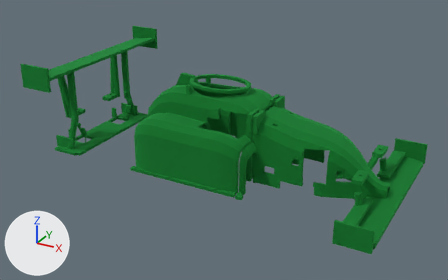
The glTF model assets/sophikart-formula.glb, before and after one commit.
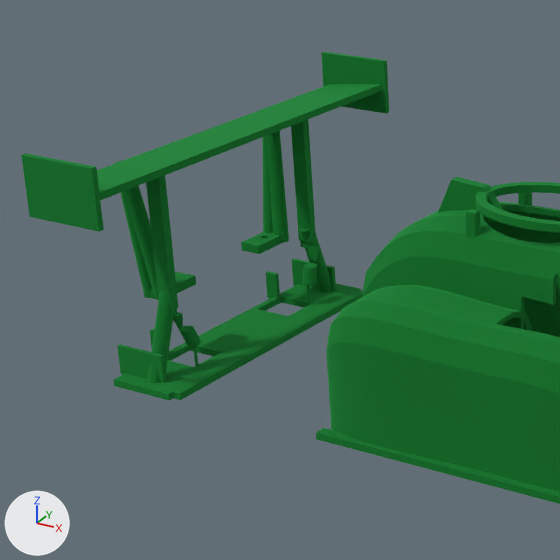
Old and new are each drawn whole from a 50 mm lens placed at (304.0, -538.0, 299.0), pointed at (14.0, -10.0, 35.0) and again close up on the part from 3% to 49% of the width and 2% to 77% of the height. Arrows for +X, +Y and +Z are at lower left; the lights stay in place. The older version's two pictures come first. Where no turn or scale is listed for an object, it has been applied to the vertices. Vertices at exactly the same position are counted once.

The first close-up shows 'Formula_Middle_Module', 'Formula_Rear_Module'.
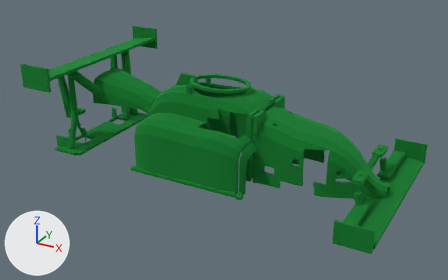
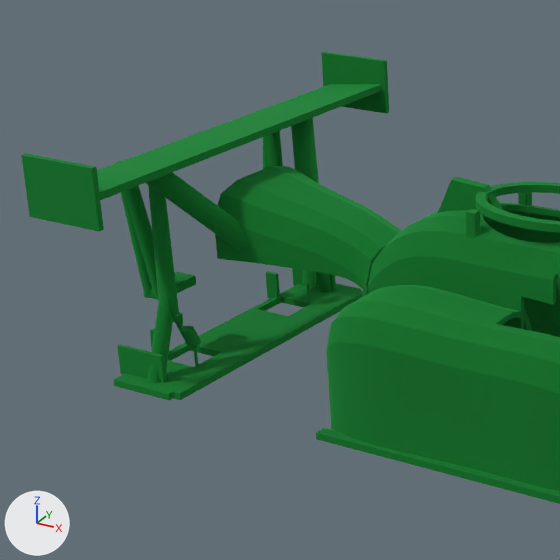
Where the change shows, as pixel boxes [x1, y1, x2, y2] in the close-ups (560 x 560 px):
'Formula_Rear_Fairing', added (green): after [215, 166, 401, 294]
'Formula_Rear_Wing_Stay_L', added (green): after [146, 172, 249, 251]
'Formula_Rear_Wing_Stay_R', added (green): after [291, 118, 319, 183]
part 1 of me_formula_rear_module, built on: before [146, 120, 331, 368]; after [148, 165, 331, 368]

Diff of the bpy script that builds the scene:
```diff
--- a/assets/sophikart-formula.glb.py
+++ b/assets/sophikart-formula.glb.py
@@ me_formula_rear_module @@
 # used by ob_formula_rear_module; location = (-1.3, 0.0, 1.4)
-me_formula_rear_module.from_pydata(...)  # 2787 vertices, 5590 faces; spans x -176.0..-137.0, y -97.0..97.0, z 3.0..112.0
+me_formula_rear_module.from_pydata(...)  # 5188 vertices, 10392 faces; spans x -176.0..-137.0, y -97.0..97.0, z 3.0..112.0
+# me_formula_rear_module part 1: 43 vertices moved within x -158.0..-149.0, y -51.0..57.0, z 6.0..43.0; 260 vertices removed from x -158.0..-149.0, y -50.0..50.0, z 26.0..96.0; 2661 vertices added at x -160.0..-149.0, y -51.0..51.0, z 26.0..97.0
 me_formula_rear_module.materials.append(mat_sophikart_body_paint)
@@ me_formula_rear_wing_stay_r @@
+me_formula_rear_wing_stay_r.from_pydata(...)  # 126 vertices, 248 faces; spans x -160.8..-129.2, y 18.2..53.8, z 58.3..99.7
+me_formula_rear_wing_stay_r.materials.append(mat_sophikart_body_paint)  # green #34a853
@@ me_formula_rear_wing_stay_l @@
+me_formula_rear_wing_stay_l.from_pydata(...)  # 126 vertices, 248 faces; spans x -160.8..-129.2, y -53.8..-18.2, z 58.3..99.7
+me_formula_rear_wing_stay_l.materials.append(mat_sophikart_body_paint)  # green #34a853
@@ me_formula_rear_fairing @@
+me_formula_rear_fairing.from_pydata(...)  # 1104 vertices, 2212 faces; spans x -145.0..-74.0, y -28.0..28.0, z 48.0..84.0
+me_formula_rear_fairing.materials.append(mat_sophikart_body_paint)  # green #34a853
@@ ob_formula_rear_wing_stay_r @@
+ob_formula_rear_wing_stay_r = bpy.data.objects.new('Formula_Rear_Wing_Stay_R', me_formula_rear_wing_stay_r)
+ob_formula_rear_wing_stay_r.location = (0.0, 0.0, 0.0)
@@ ob_formula_rear_wing_stay_l @@
+ob_formula_rear_wing_stay_l = bpy.data.objects.new('Formula_Rear_Wing_Stay_L', me_formula_rear_wing_stay_l)
+ob_formula_rear_wing_stay_l.location = (0.0, 0.0, 0.0)
@@ ob_formula_rear_fairing @@
+ob_formula_rear_fairing = bpy.data.objects.new('Formula_Rear_Fairing', me_formula_rear_fairing)
+ob_formula_rear_fairing.location = (0.0, 0.0, 0.0)
```
